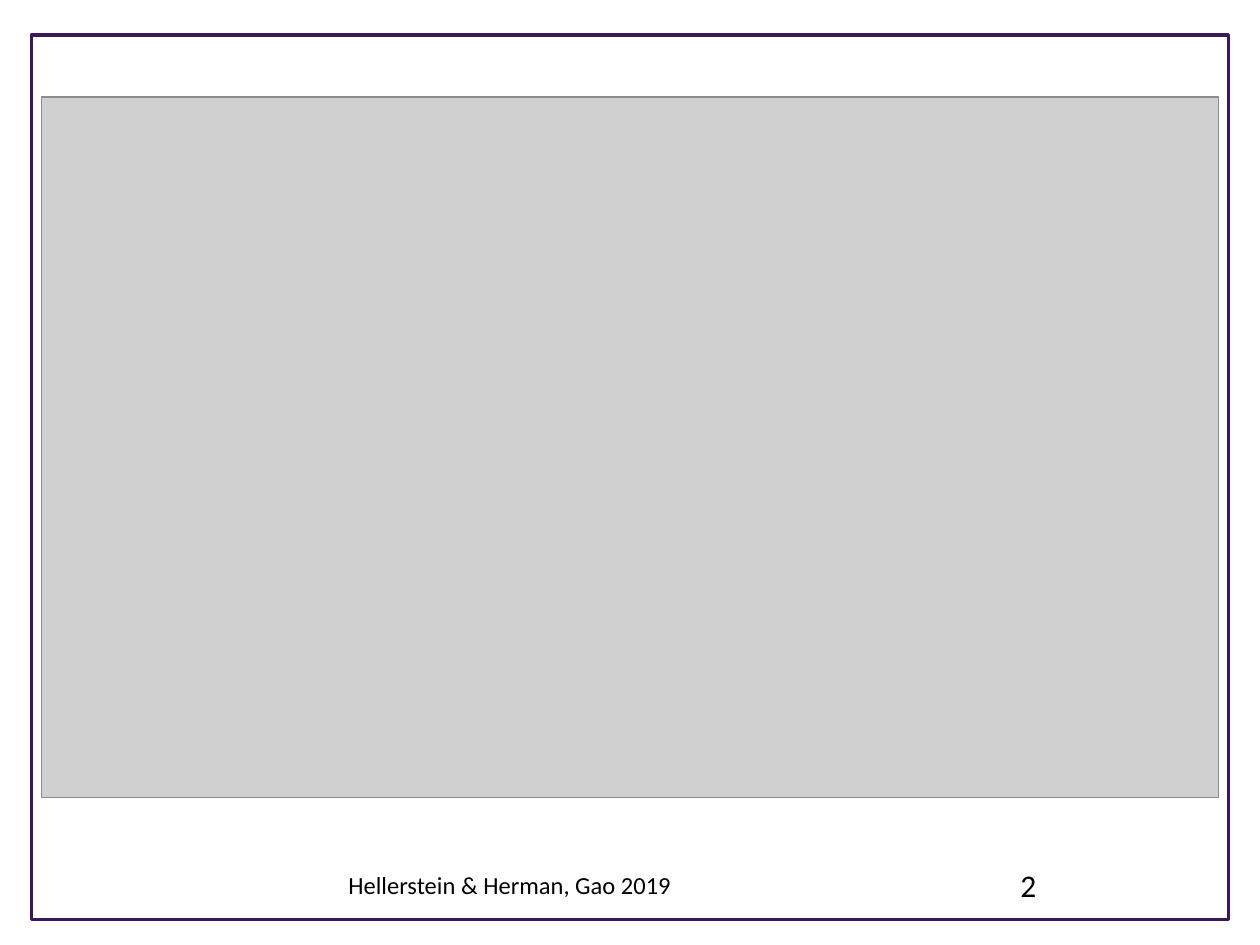
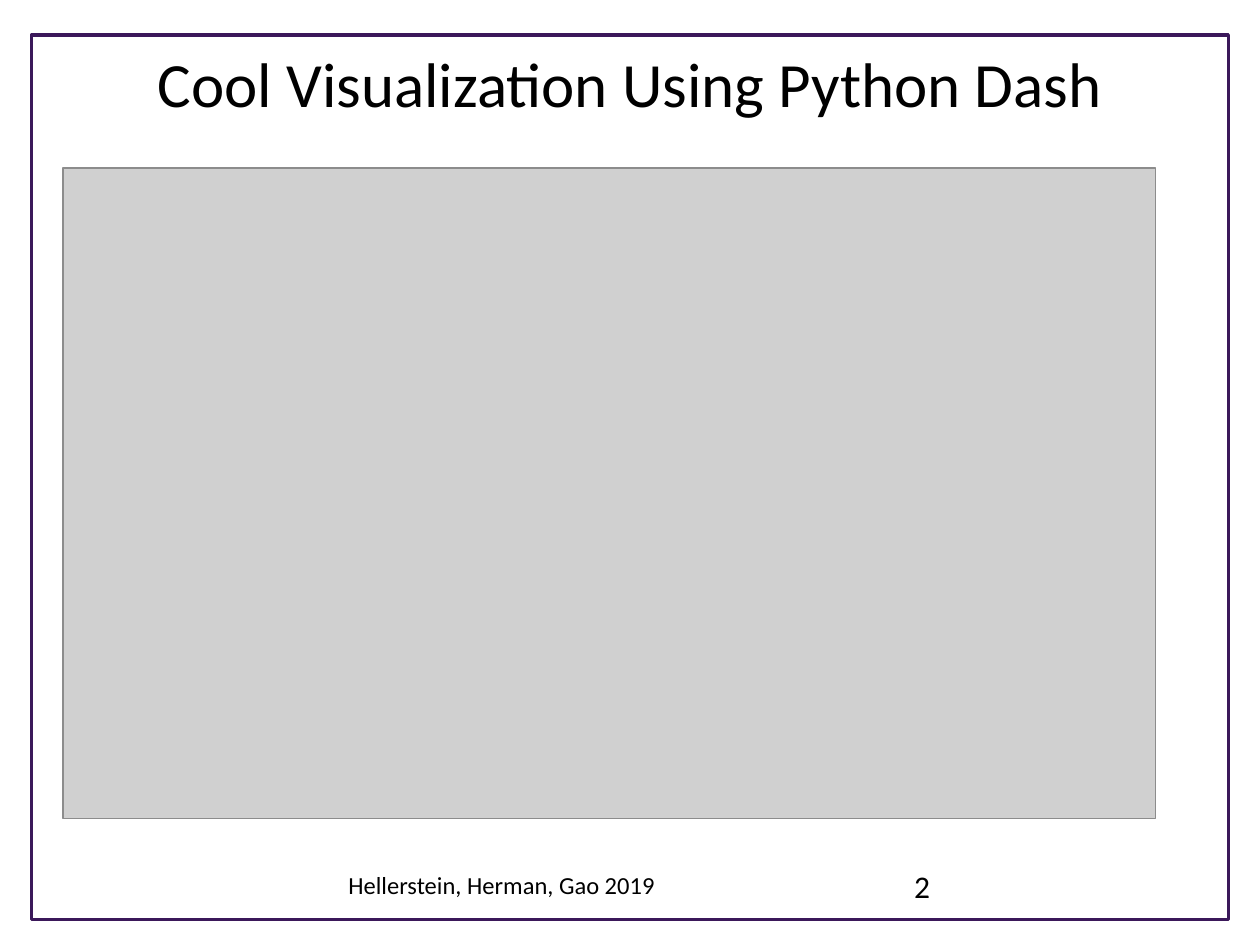
Before and after one commit to UWSEDS/LectureNotes, a slide deck: slide 2 of DASH_visualizations/DASH Visualizations.pptx. Drawn at 1260x945 pixels with LibreOffice and Linux fonts; fonts in the diff are those of the drawing; grey boxes stand for pictures; background and template pictures are left out. Boxes give left, top, right and bottom in pixels: in the first picture for what was removed or moved away, otherwise in the second. Text is boxed around its words. In the diff, an @@ line names an element or a change of style, - is before the commit and + after.

Commit message:
Updated Dash slides

```diff
--- a/DASH_visualizations/DASH Visualizations.pptx
+++ b/DASH_visualizations/DASH Visualizations.pptx
@@ title added at [158,63,1102,118], 36 pt, text #000000 @@
+Cool Visualization Using Python Dash
@@ picture: place and size @@
-picture at [42,97,1218,798]
+picture at [63,168,1155,818]
@@ page number: place and size @@
-page number at [1020,876,1036,897]
+page number at [914,877,930,898]
@@ text at [348,877,655,897]: text changed @@
-Hellerstein & Herman, Gao 2019
+Hellerstein, Herman, Gao 2019
```
Also in this commit, not shown: 5 other slides changed.
